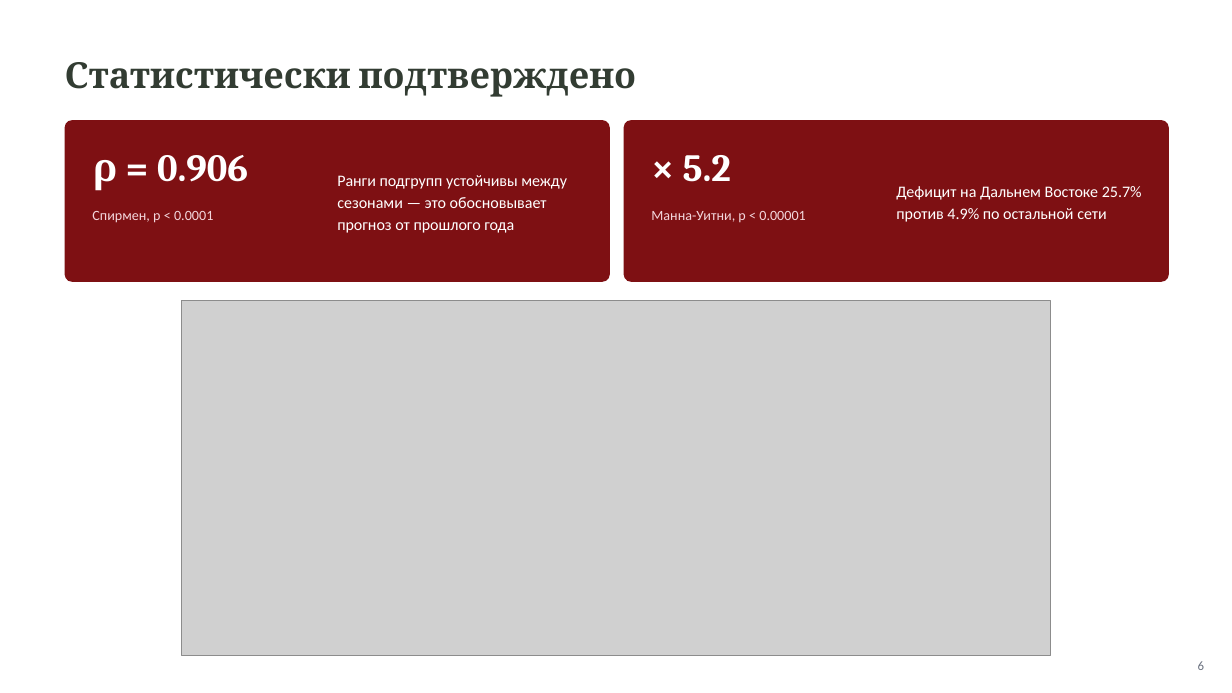
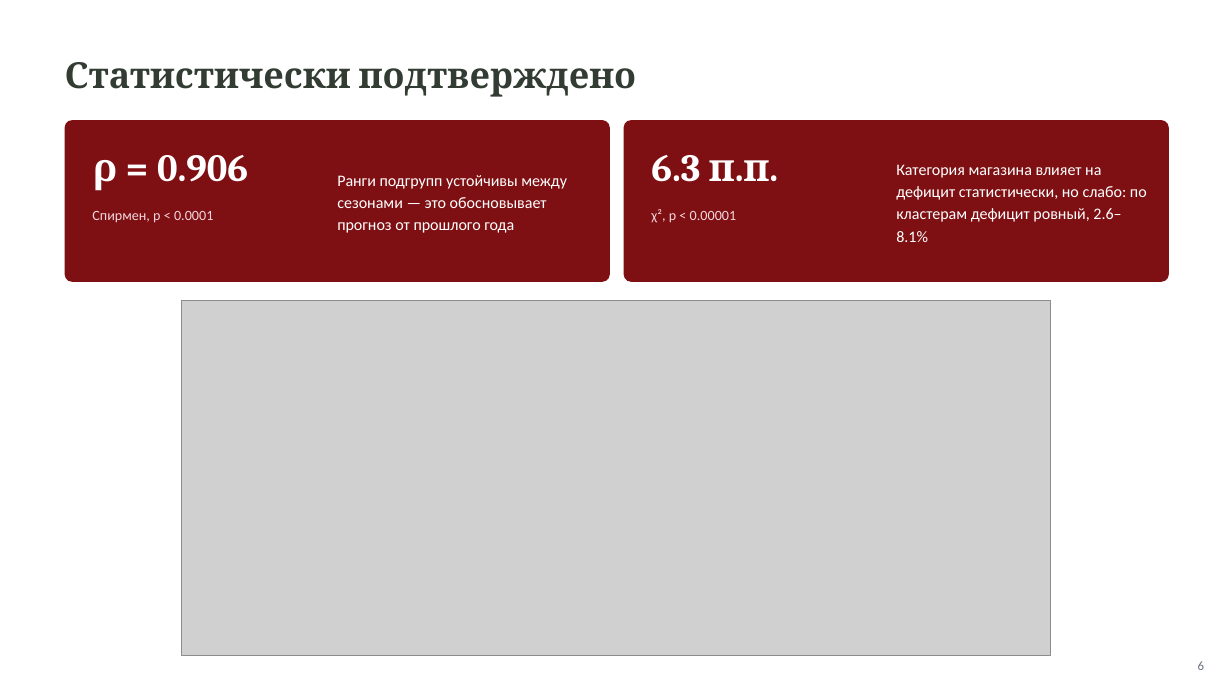
Before and after one commit to AnastasiyaEremina/final_project_hse_eremina, a slide deck: slide 6 of presentation/presentation.pptx. Drawn at 1232x693 pixels with LibreOffice and Linux fonts; fonts in the diff are those of the drawing; grey boxes stand for pictures. Boxes give left, top, right and bottom in pixels: in the first picture for what was removed or moved away, otherwise in the second. Text is boxed around its words. In the diff, an @@ line names an element or a change of style, - is before the commit and + after.

```diff
--- a/presentation/presentation.pptx
+++ b/presentation/presentation.pptx
@@ text at box(651, 155, 770, 182): text changed @@
-× 5.2
+6.3 п.п.
@@ text at box(896, 164, 1147, 242): text changed @@
-Дефицит на Дальнем Востоке 25.7% против 4.9% по остальной сети
+Категория магазина влияет на дефицит статистически, но слабо: по кластерам дефицит ровный, 2.6–8.1%
@@ text at box(651, 209, 737, 223): text changed @@
-Манна-Уитни, p < 0.00001
+χ², p < 0.00001
```
Also in this commit, not shown: 4 other slides changed, 7 other files.
